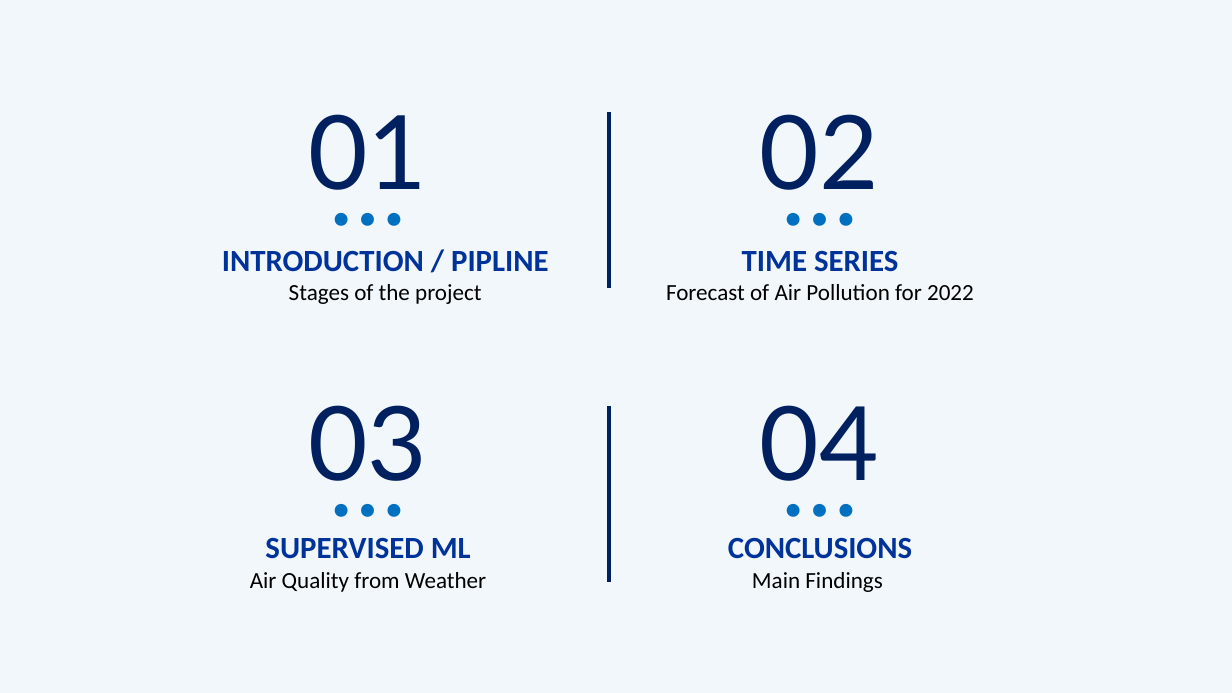
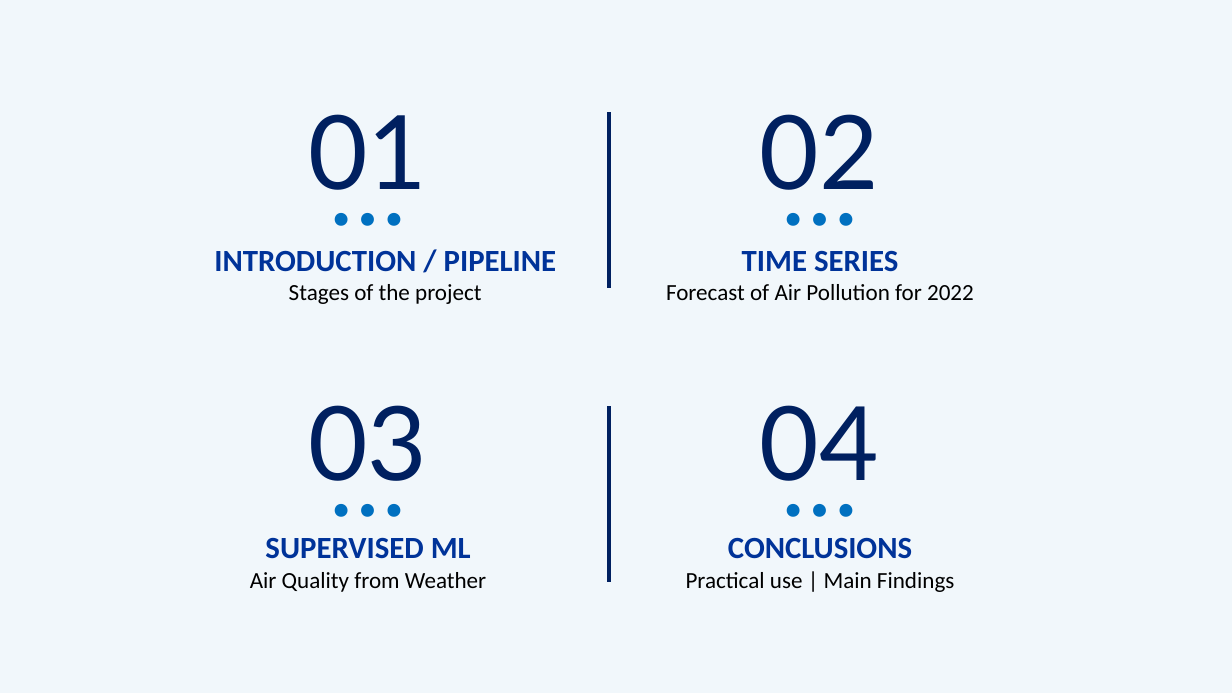
Before and after one commit to radek-deb/Air_Quality_Paris-vs-Lyon_Final_Project, a slide deck: slide 2 of Air Quality.pptx. Drawn at 1232x693 pixels with LibreOffice and Linux fonts; fonts in the diff are those of the drawing. Boxes give left, top, right and bottom in pixels: in the first picture for what was removed or moved away, otherwise in the second. Text is boxed around its words. In the diff, an @@ line names an element or a change of style, - is before the commit and + after.

```diff
--- a/Air Quality.pptx
+++ b/Air Quality.pptx
@@ text at (214, 250, 556, 272): text changed @@
-INTRODUCTION / PIPLINE
+INTRODUCTION / PIPELINE
@@ text at (686, 572, 954, 592): text changed @@
-Main Findings
+Practical use | Main Findings
```
Also in this commit, not shown: 3 other slides changed, 6 other files.
